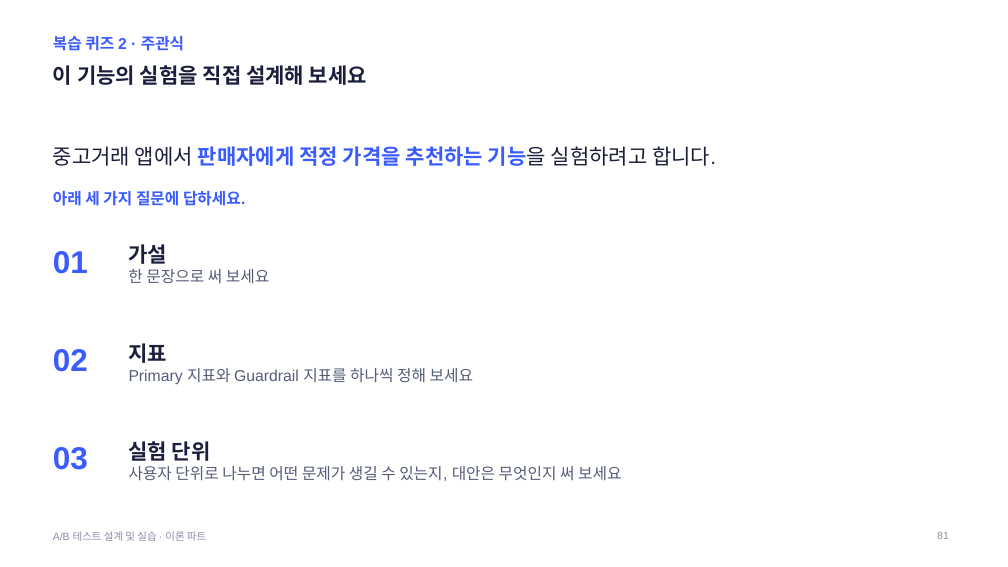
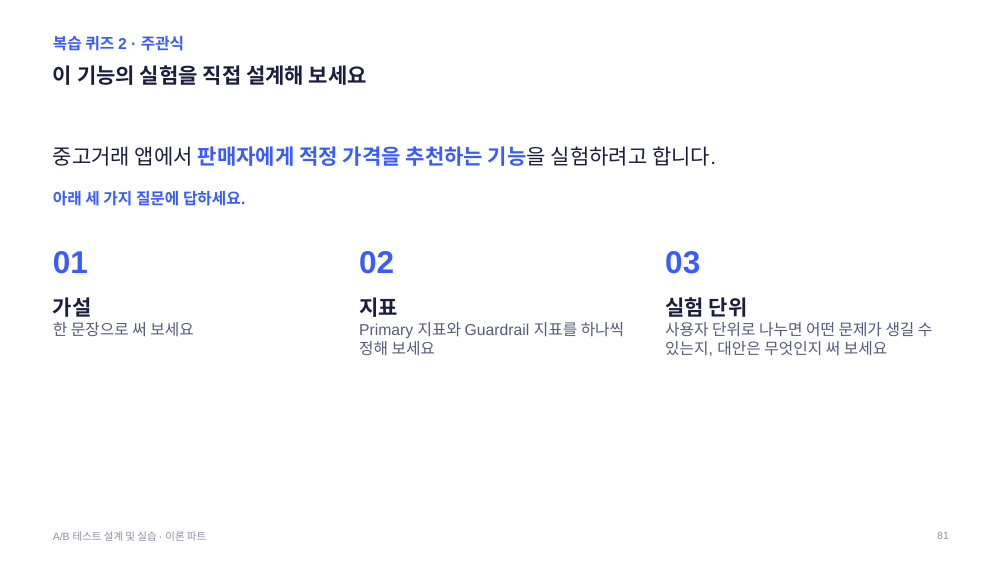
Before and after one commit to kkamret/quickmart-lab-rats, a slide deck: slide 81 of docs/lecture/ab-testing-theory.pptx. Drawn at 1008x567 pixels with LibreOffice and Linux fonts; fonts in the diff are those of the drawing. Boxes give left, top, right and bottom in pixels: in the first picture for what was removed or moved away, otherwise in the second. Text is boxed around its words. In the diff, an @@ line names an element or a change of style, - is before the commit and + after.

Commit message:
refactor: PPT 직접 수정분을 빌드 스크립트에 반영
Refs #10

```diff
--- a/docs/lecture/ab-testing-theory.pptx
+++ b/docs/lecture/ab-testing-theory.pptx
@@ text "02": place and size @@
-text "02" at [53, 349, 88, 372]
+text "02" at [359, 251, 394, 274]
@@ text "03": place and size @@
-text "03" at [53, 447, 88, 470]
+text "03" at [665, 251, 700, 274]
@@ text "가설": place and size @@
-text "가설" at [128, 244, 269, 283]
+text "가설" at [53, 297, 193, 336]
@@ text "지표" rewrapped from [129, 343, 473, 385] to [359, 297, 624, 355] @@
@@ text "실험 단위" rewrapped from [129, 441, 621, 481] to [665, 297, 932, 356] @@
```
Also in this commit, not shown: 31 other slides changed, 1 other file.
